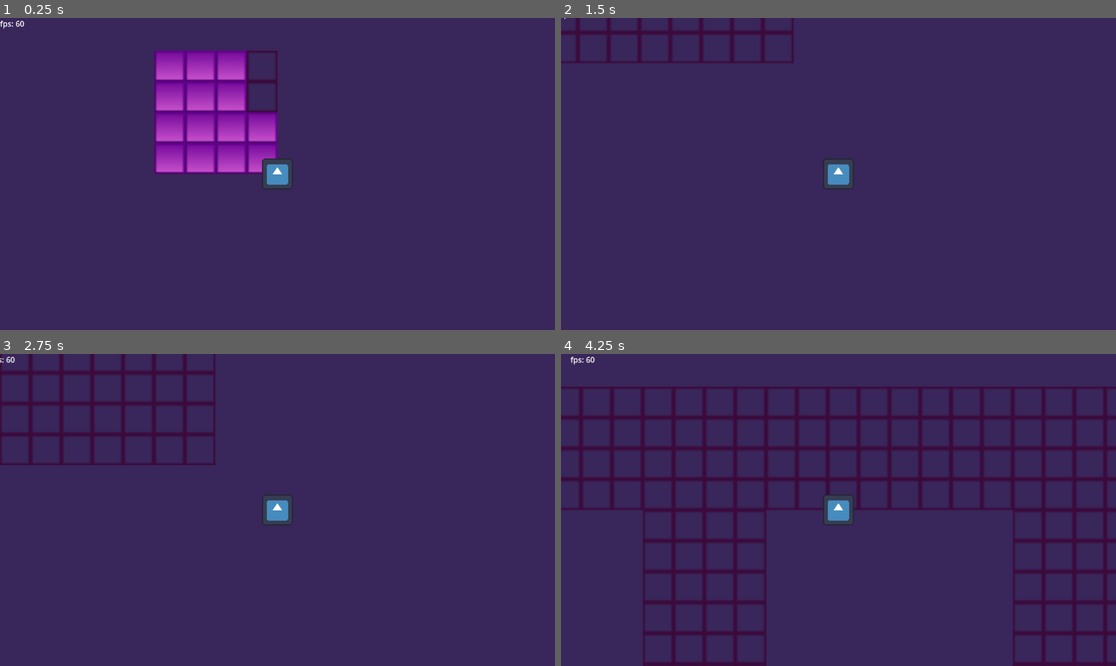
Above: before the commit, frames 1-4 (two rows, left to right).
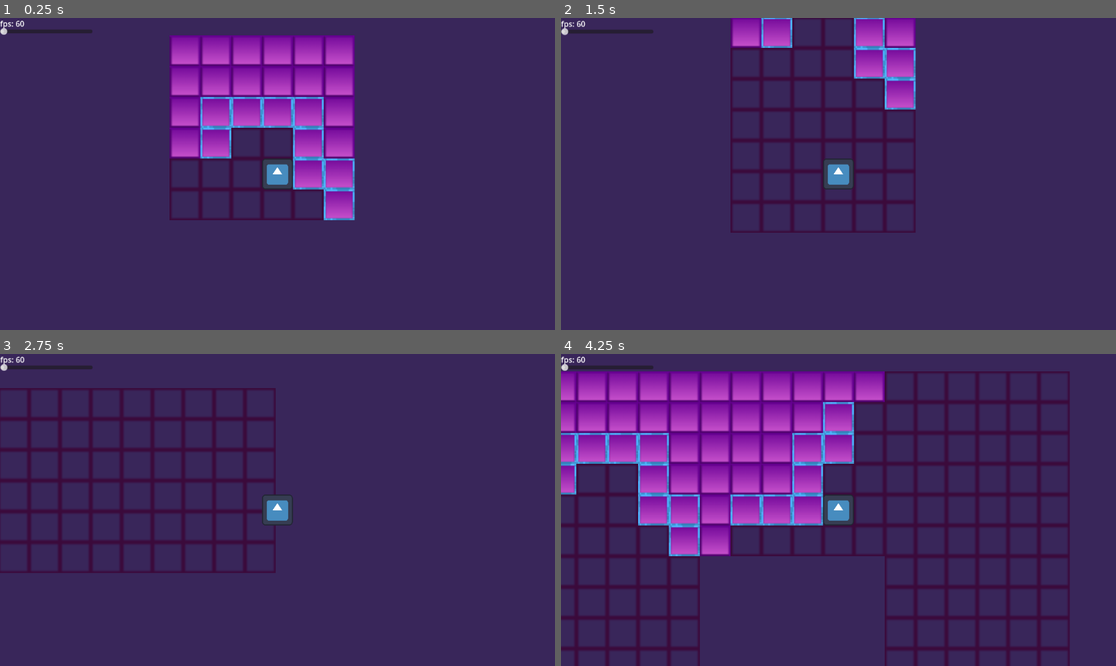
Above: after the commit, the same moments.

Repository: ninjassifi/Insanifactor
Game: Godot game, scene res://Main.tscn
The game is run twice, just before and just after one commit, with the same random seed, the same clock (stepped at 60 frames per second) and the same inputs. The engine's default icon, where the game draws it, is replaced by a stand-in: a white triangle on a blue panel in a dark square.
Inputs:
- Up to frame 1 (0.25 s): no input
- Up to frame 2 (1.5 s): tap Enter at 0.5 s; hold D (moveRight) 0.53-1.28 s; hold S (moveDown) from 1.28 s (still down)
- Up to frame 3 (2.75 s): release S (moveDown) at 2.03 s; hold D (moveRight) from 2.03 s (still down)
- Up to frame 4 (4.25 s): release D (moveRight) at 2.78 s; hold W (moveUp) 2.78-3.53 s; hold A (moveLeft) from 3.53 s (still down)

The runs differ from the first frame. In frame 1, 17% of the frame differs, in the area x 0-64%, y 3-65%; in frame 2, 7.4%; in frame 3, 5.4%; in frame 4, 38%, in the area x 0-100%, y 0-100%.

Commit message:
Update 1.05?
I forgot what I added
I think tried to do ui,
made the tilesystem better,
and made it so that multiplayer was possible

Diff:
--- a/Insanifactor GD/Main.tscn
+++ b/Insanifactor GD/Main.tscn
@@ -1,22 +1,50 @@
-[gd_scene load_steps=11 format=3 uid="uid://cheshmqc02hpu"]
+[gd_scene load_steps=15 format=3 uid="uid://cheshmqc02hpu"]
 
 [ext_resource type="Script" path="res://Scripts/Main.gd" id="1_4rfff"]
 [ext_resource type="PackedScene" uid="uid://cedoxu0lnsch0" path="res://control.tscn" id="1_ama7d"]
 [ext_resource type="PackedScene" uid="uid://be244ik6uamjt" path="res://player.tscn" id="3_du2w6"]
 [ext_resource type="Script" path="res://Scripts/UI.gd" id="3_lg28v"]
+[ext_resource type="Script" path="res://Scripts/FPS.gd" id="4_0wuh4"]
 [ext_resource type="Texture2D" uid="uid://do74ckbsn63ng" path="res://Textures/Floor and Wall.png" id="4_sf6a5"]
+[ext_resource type="Texture2D" uid="uid://dxmiot304oi8l" path="res://Textures/Floor wall and collider.png" id="5_858kp"]
 [ext_resource type="Script" path="res://Scripts/TileMap.gd" id="5_pymua"]
 [ext_resource type="Shader" path="res://Shaders/ColorTint.gdshader" id="6_e0x48"]
+
+[sub_resource type="PhysicsMaterial" id="PhysicsMaterial_cqwro"]
+friction = 0.08
 
 [sub_resource type="TileSetAtlasSource" id="TileSetAtlasSource_nejaq"]
 texture = ExtResource("4_sf6a5")
 texture_region_size = Vector2i(32, 32)
 0:0/0 = 0
+0:0/0/physics_layer_0/linear_velocity = Vector2(0, 0)
+0:0/0/physics_layer_0/angular_velocity = 0.0
 0:1/0 = 0
+0:1/0/physics_layer_0/linear_velocity = Vector2(0, 0)
+0:1/0/physics_layer_0/angular_velocity = 0.0
+0:1/0/physics_layer_0/polygon_0/points = PackedVector2Array(-16, -16, 16, -16, 16, 16, -16, 16)
+0:1/0/physics_layer_0/polygon_0/one_way_margin = 2.0
+
+[sub_resource type="TileSetAtlasSource" id="TileSetAtlasSource_erqjx"]
+texture = ExtResource("5_858kp")
+texture_region_size = Vector2i(32, 32)
+0:0/0 = 0
+0:0/0/physics_layer_0/linear_velocity = Vector2(0, 0)
+0:0/0/physics_layer_0/angular_velocity = 0.0
+0:1/0 = 0
+0:1/0/physics_layer_0/linear_velocity = Vector2(0, 0)
+0:1/0/physics_layer_0/angular_velocity = 0.0
+0:2/0 = 0
+0:2/0/physics_layer_0/linear_velocity = Vector2(0, 0)
+0:2/0/physics_layer_0/angular_velocity = 0.0
+0:2/0/physics_layer_0/polygon_0/points = PackedVector2Array(-16, -16, 16, -16, 16, 16, -16, 16)
 
 [sub_resource type="TileSet" id="TileSet_6o40r"]
 tile_size = Vector2i(32, 32)
+physics_layer_0/collision_layer = 1
+physics_layer_0/physics_material = SubResource("PhysicsMaterial_cqwro")
 sources/0 = SubResource("TileSetAtlasSource_nejaq")
+sources/1 = SubResource("TileSetAtlasSource_erqjx")
 
 [sub_resource type="ShaderMaterial" id="ShaderMaterial_7wxjv"]
 shader = ExtResource("6_e0x48")
@@ -26,7 +54,7 @@
 script = ExtResource("1_4rfff")
 
 [node name="Ui" parent="." instance=ExtResource("1_ama7d")]
-z_index = 2
+top_level = true
 anchors_preset = 9
 anchor_right = 0.0
 offset_left = -512.0
@@ -36,23 +64,45 @@
 grow_horizontal = 1
 script = ExtResource("3_lg28v")
 
-[node name="TileMap" type="TileMap" parent="."]
+[node name="FPS" type="Label" parent="Ui"]
+layout_mode = 1
+anchors_preset = -1
+anchor_right = 0.035
+anchor_bottom = 0.035
+offset_right = -0.32
+offset_bottom = 0.32
+script = ExtResource("4_0wuh4")
+
+[node name="ChunkRadius" type="HSlider" parent="Ui"]
+layout_mode = 0
+offset_top = 20.0
+offset_right = 192.0
+offset_bottom = 36.0
+
+[node name="Player" parent="." instance=ExtResource("3_du2w6")]
+position = Vector2(8, 0)
+speed = 1148
+
+[node name="Camera" type="Camera2D" parent="Player"]
+
+[node name="Terrain" type="TileMap" parent="."]
+show_behind_parent = true
+z_as_relative = false
+position = Vector2(-1, 0)
 scale = Vector2(2, 2)
 tile_set = SubResource("TileSet_6o40r")
 format = 2
+layer_0/y_sort_enabled = true
+layer_0/tile_data = PackedInt32Array(-65536, 0, 0, -1, 0, 0, 65535, 0, 0, 0, 0, 0, 1, 0, 1, -65535, 0, 1, -131071, 0, 1, -131072, 0, 1, -65537, 0, 1, -65538, 0, 1, -2, 0, 1, 65534, 0, 1, 131070, 0, 1, 131071, 0, 1, 65536, 0, 1, 65537, 0, 1)
 script = ExtResource("5_pymua")
 
-[node name="Sky color" type="ColorRect" parent="TileMap"]
+[node name="Sky color" type="ColorRect" parent="Terrain"]
 z_index = -1
 material = SubResource("ShaderMaterial_7wxjv")
-offset_left = -74568.0
-offset_top = -25310.0
-offset_right = 45765.0
-offset_bottom = 46809.0
+offset_left = -74563.5
+offset_top = -25232.0
+offset_right = 45769.5
+offset_bottom = 46887.0
 color = Color(0.905882, 0.482353, 1, 1)
 
-[node name="Player" parent="." instance=ExtResource("3_du2w6")]
-z_index = 1
-speed = 1148
-
-[node name="Camera" type="Camera2D" parent="Player"]
+[connection signal="value_changed" from="Ui/ChunkRadius" to="." method="onChunkRadiusChanged"]
--- a/Insanifactor GD/Scripts/FPS.gd
+++ b/Insanifactor GD/Scripts/FPS.gd
@@ -1,6 +1,6 @@
 extends Label
 
 var FPS = 0
-func _process(delta):
+func _physics_process(delta):
 	FPS = 1 / delta
 	text = "fps: %s" %floor(FPS)
--- a/Insanifactor GD/Scripts/Main.gd
+++ b/Insanifactor GD/Scripts/Main.gd
@@ -1,4 +1,28 @@
 extends Node2D
 
+# Chunk radius
+var chunkRadius = 2;
 
-#The UI should be exactly where the camera is
+# Get player coords to generate chunks
+@onready var player = get_node("/root/Main/Player");
+
+@onready var camera = get_node("/root/Main/Player/Camera");
+
+@onready var terrain = get_node("/root/Main/Terrain");
+func _physics_process(delta):
+
+	# Generate in a radius of player offset by player width and height
+	var playerWidth = 32;
+	var playerHeight = 32;
+
+	terrain.setChunkRadius(chunkRadius);
+
+	var playerPos = terrain.getPositionToTile(player.position + Vector2(playerWidth / 2, playerHeight / 2));
+
+	print(playerPos);
+	# Generate chunks at player
+	terrain.generatePlayer(playerPos);
+
+
+func onChunkRadiusChanged(tempChunkRadius):
+	chunkRadius = tempChunkRadius;
--- a/Insanifactor GD/Scripts/TileMap.gd
+++ b/Insanifactor GD/Scripts/TileMap.gd
@@ -1,81 +1,147 @@
 extends TileMap
 
+
 # Tile stuff
-@export var tileSize = 16;
+
+# Types of tile
+enum TileType{
+	WALL,
+	WATER,
+	AIR
+}
+enum TileExact{
+	AIR,
+	CLEAR_FLOOR,
+	WATER_SHALLOW,
+	WATER_MEDIUM,
+	WATER_DEEP,
+	WALL_ALONE,
+	WALL_LEFT,
+	WALL_RIGHT,
+	WALL_TOP,
+	WALL_DOWN,
+	WALL_TOP_LEFT,
+	WALL_TOP_RIGHT,
+	WALL_BOTTOM_LEFT,
+	WALL_BOTTOM_RIGHT
+}
+
+var tileType = {};
+var tileExact = {};
 
 # Size of chunks (in tiles)
-var chunkSizeX = 4;
-var chunkSizeY = 4;
+var chunkSizeX = 2;
+var chunkSizeY = 2;
+
+# Radius for chunks (in tiles)
+var chunkRadius = 5;
 
 var generatedChunks = {};
 
+# Biomes
+
+enum BiomeType{
+
+}
+
+var biomeType = {};
 # Perlin noise maps
 var biome = FastNoiseLite.new();
 var altitude = FastNoiseLite.new();
 
-# Get player coords to generate chunks
-@onready var player = get_node("/root/Main/Player");
-
-@onready var camera = get_node("/root/Main/Player/Camera");
-
-# Get screen size to make enough of the chunks to fill screen
-var screenSize;
-
-
 func _ready():
+	# Randomize the noise
 	biome.seed = randi();
 	altitude.seed = randi();
 
 func _process(delta):
-	# Get screen size to figure out how big to create chunks
-	screenSize = get_viewport_rect().size;
+	# Formula is (the maximum size of the screen / the tile size, for size in tiles / min chunk size, for the at least minimum of covering the screen)
+	#chunkRadius = ceil(max(screenSize.x, screenSize.y) / tileSize / min(chunkSizeX, chunkSizeY));
+	pass;
 
-	#generateChunk(player.position);
-	generateRadius(0, player.position);
+func generatePlayer(tilePos : Vector2i):
+	generateRadius(chunkRadius, tilePos);
+	# Divide tilepos by 2 because it is to fast for some reason
+	setPhysicsRadius(chunkRadius * min(chunkSizeX, chunkSizeY) - 1, tilePos / 2);
 
-func generateRadius(radius, position):
-	var tilePos = local_to_map(position / scale);
-	generateChunk(tilePos);
+func generateRadius(radius : int, tilePos : Vector2i):
+	var chunkPos = convertToChunkpos(tilePos);
 
-func generateChunk(position):
+	# For every tile in a radius
+	# (chunkRadius is (center - radius) + 1 to (center + radius) - 1)
+	# (chunkRadius / chunkSize, for chunk size in tiles, then floor to get a whole number)
+	for chunkX in range(chunkPos.x - radius + 1, chunkPos.x + radius):
+		for chunkY in range(chunkPos.y - radius + 1, chunkPos.y + radius):
+			# If it is not generated, run the generation script
+			if (generatedChunks.get(Vector2i(chunkX, chunkY)) == null):
+				generatedChunks[Vector2i(chunkX, chunkY)] = true;
+				generateChunk(Vector2i(chunkX, chunkY));
 
-	# We get the pos for the chunk we generate, it is the tile position / chunk size
-	var tilePos = Vector2i.ZERO; # = local_to_map(position / scale);
-	var chunkPos = convertToChunkpos(position);
+func generateChunk(chunkPos : Vector2i):
+	var tilePos = Vector2i.ZERO;
 
+	# Get the actual tileposition but with steps of chunk position and offset so that the chunks generate when in the chunk area
+	tilePos.x = chunkPos.x * chunkSizeX - chunkSizeX;
+	tilePos.y = chunkPos.y * chunkSizeY - chunkSizeY;
 
+	# Generate from 0 to chunkSize
+	for x in range(chunkSizeX):
+		for y in range(chunkSizeY):
+			var alt = altitude.get_noise_2d(tilePos.x + x, tilePos.y + y);
 
-	# If it is not generated, run the generation script
-	if (generatedChunks.get(chunkPos) == null):
-		generatedChunks[chunkPos] = true;
+			# If the altitude at a point is more than 1, set tile to wall
+			if(floor(alt + 1) > 0):
+				# Set wall
+				set_cell(0, Vector2i(tilePos.x + x, tilePos.y + y), 1, Vector2i(0, 1));
+				# Add wall to tileType array
+				tileType[Vector2i(tilePos.x + x, tilePos.y + y)] = TileType.WALL;
+				tileExact[Vector2i(tilePos.x + x, tilePos.y + y)] = TileExact.WALL_ALONE;
+			else:
+				# Set floor
+				set_cell(0, Vector2i(tilePos.x + x, tilePos.y + y), 1, Vector2i(0, 0));
+				# If floor, it is air
+				tileType[Vector2i(tilePos.x + x, tilePos.y + y)] = TileType.AIR;
+				tileExact[Vector2i(tilePos.x + x, tilePos.y + y)] = TileExact.CLEAR_FLOOR;
 
-		# Debug
-		print(chunkPos)
-		print(player.position)
+func setPhysicsRadius(radius : int, tilePos : Vector2i):
+	# For every tile in a radius
+	# (physicsRadius is (center - radius) + 1 to (center + radius) - 1)
+	# (chunkRadius / chunkSize, for chunk size in tiles, then floor to get a whole number)
+	for tileX in range(tilePos.x - radius, tilePos.x + radius):
+		for tileY in range(tilePos.y - radius, tilePos.y + radius):
+			# If physics wall
+			_setPhysicsWall(tilePos + Vector2i(tileX, tileY))
 
-		# Get the actual tileposition but with steps of chunk position and offset so that the chunks generate when in the chunk area
-		tilePos.x = chunkPos.x * chunkSizeX - chunkSizeX;
-		tilePos.y = chunkPos.y * chunkSizeY - chunkSizeY;
+func _setPhysicsWall(tilePos : Vector2i):
+	# If the current tile is not a wall, stop function
+	if(tileType.get(tilePos) != TileType.WALL):
+		return;
+	# From -1 to 1, it's just that godot goes from -1 to 0 LIKE BRUH (so I have to do from -1 to 2)
+	for tileY in range(-1, 2):
+		for tileX in range(-1, 2):
+			# Diagram:
+			# S x x
+			# x o x
+			# x x E
+			# S = start, o = origin, E = end
 
-		# Generate from 0 to chunkSize
-		for x in range(chunkSizeX):
-			for y in range(chunkSizeY):
-				var alt = altitude.get_noise_2d(tilePos.x + x, tilePos.y + y);
+			var currentTileType = tileType.get(tilePos + Vector2i(tileX, tileY));
+			var nonCollision = TileType.AIR;
 
-				set_cell(0, Vector2i(tilePos.x + x, tilePos.y + y), 0, Vector2i(0, floor(alt + 1)));
+			# If the tilepos is a floor tile, set the current tile to a physics wall (tile at tilePos) and end function
+			if(currentTileType == nonCollision):
+				set_cell(0, tilePos, 1, Vector2i(0, 2));
+				return;
 
-
-				#var alt = altitude.get_noise_2d(chunkPos.x + x, chunkPos.y + y);
-
-				#set_cell(0, Vector2i(chunkPos.x + x, chunkPos.y + y), 0, Vector2i(0, floor(alt + 1)));
-
-func convertToChunkpos(position):
+func convertToChunkpos(tilePosition : Vector2i):
 	var chunkPos = Vector2();
-	chunkPos.x = floor(position.x / chunkSizeX);
-	chunkPos.y = floor(position.y / chunkSizeY);
+	chunkPos.x = floor(tilePosition.x / chunkSizeX);
+	chunkPos.y = floor(tilePosition.y / chunkSizeY);
 	return chunkPos;
 
-func convertFromTilepos(position):
-	position.x *= tileSize;
-	position.y *= tileSize;
-	return position;
+func setChunkRadius(tempChunkRadius : int):
+	chunkRadius = tempChunkRadius;
+
+func getPositionToTile(position : Vector2):
+	# Divide the position by the scale of this object
+	return local_to_map(position / scale);
--- a/Insanifactor GD/Scripts/player.gd
+++ b/Insanifactor GD/Scripts/player.gd
@@ -1,22 +1,21 @@
 extends RigidBody2D
 
 @export var speed = 400;
-var screen_size;
-
-func _ready():
-	screen_size = get_viewport_rect().size
+var velocity;
 
 func _process(delta):
-	var velocity = Vector2.ZERO # The player's movement vector.
+	pass
+func _physics_process(delta):
+	velocity = Vector2.ZERO; # The player's movement vector.
 	if Input.is_action_pressed("moveRight"):
-		velocity.x += 1
+		velocity.x += 1;
 	if Input.is_action_pressed("moveLeft"):
-		velocity.x -= 1
+		velocity.x -= 1;
 	if Input.is_action_pressed("moveDown"):
-		velocity.y += 1
+		velocity.y += 1;
 	if Input.is_action_pressed("moveUp"):
-		velocity.y -= 1
+		velocity.y -= 1;
 
 	velocity = velocity.normalized() * speed; # This turns it so that your velocity isn't faster when pressing w and d at the same time
-
-	position += velocity * delta; # Make it so that you move the same speed even if your computer is slow
+	velocity = velocity * delta; # velocity per second, not per frame
+	move_and_collide(velocity);
--- a/Insanifactor GD/control.tscn
+++ b/Insanifactor GD/control.tscn
@@ -1,6 +1,4 @@
-[gd_scene load_steps=2 format=3 uid="uid://cedoxu0lnsch0"]
-
-[ext_resource type="Script" path="res://Scripts/FPS.gd" id="1_8omrm"]
+[gd_scene format=3 uid="uid://cedoxu0lnsch0"]
 
 [node name="Control" type="Control"]
 layout_mode = 3
@@ -9,12 +7,3 @@
 anchor_bottom = 1.0
 grow_horizontal = 2
 grow_vertical = 2
-
-[node name="FPS" type="Label" parent="."]
-layout_mode = 1
-anchors_preset = -1
-anchor_right = 0.035
-anchor_bottom = 0.035
-offset_right = -0.32
-offset_bottom = 0.32
-script = ExtResource("1_8omrm")
--- a/Insanifactor GD/player.tscn
+++ b/Insanifactor GD/player.tscn
@@ -7,8 +7,9 @@
 size = Vector2(64, 64)
 
 [node name="Player" type="RigidBody2D"]
+lock_rotation = true
 script = ExtResource("1_wjod8")
-speed = 1710
+speed = 442
 
 [node name="Collision" type="CollisionShape2D" parent="."]
 shape = SubResource("RectangleShape2D_ljxnj")
--- a/Insanifactor GD/project.godot
+++ b/Insanifactor GD/project.godot
@@ -14,6 +14,10 @@
 run/main_scene="res://Main.tscn"
 config/features=PackedStringArray("4.0", "Forward Plus")
 config/icon="res://Textures/icon.svg"
+
+[display]
+
+window/vsync/vsync_mode=0
 
 [input]
 
Binary file added: Insanifactor GD/Textures/Floor wall and collider.png
Not shown, added: Insanifactor GD/Textures/Floor wall and collider.png.import
